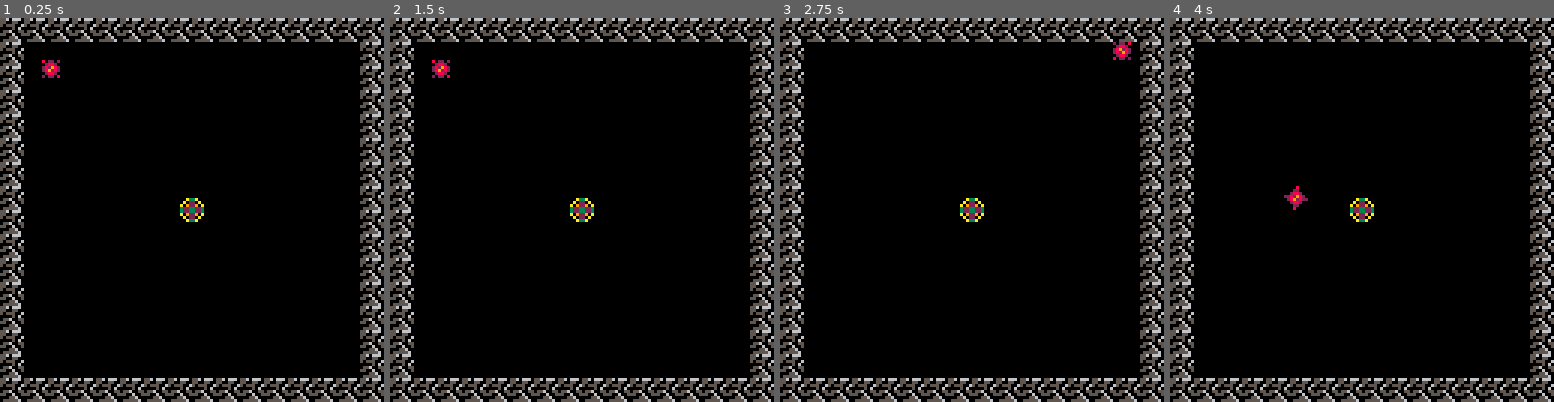
Above: before the commit, frames 1-4 (left to right).
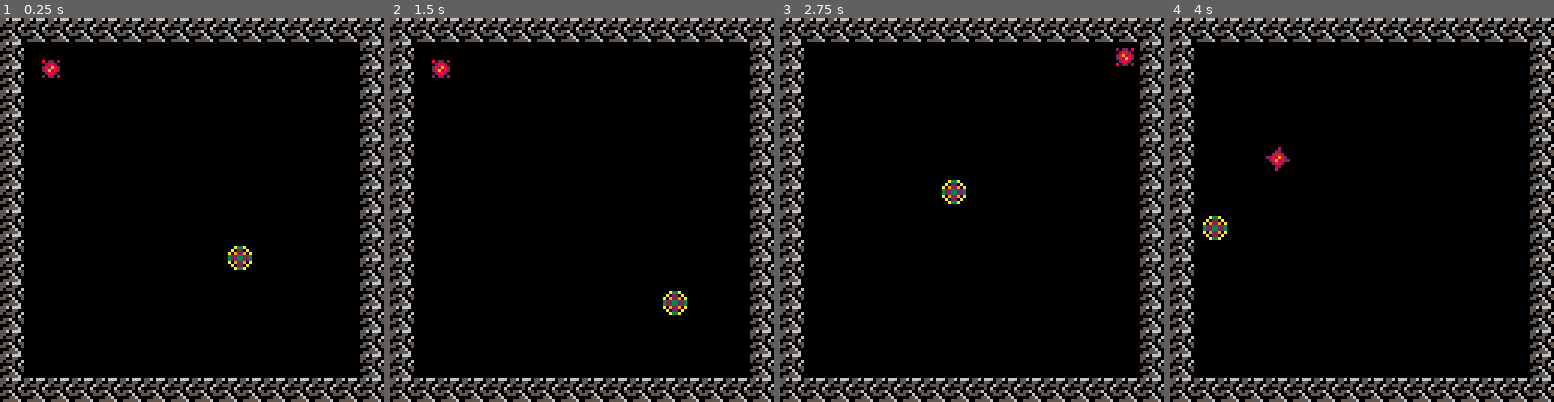
Above: after the commit, the same moments.

Repository: Nakeeb0/NAHL
Game: PICO-8 cartridge nahl.p8
Same seed, same stepped clock (60 frames per second), same inputs: the game is played once before the commit and once after it.
Inputs:
- Up to frame 1 (0.25 s): no input
- Up to frame 2 (1.5 s): tap O (Z key) at 0.7 s
- Up to frame 3 (2.75 s): hold Right 1.6-2.1 s; tap O (Z key) at 1.7, 2.1, 2.5 s; hold Up 2.15-2.42 s; hold Right from 2.47 s (still down)
- Up to frame 4 (4 s): tap O (Z key) at 2.9, 3.3, 3.7 s; release Right at 3.03 s; hold Left 3.08-3.58 s; hold Down 3.63-3.97 s

The runs differ from the first frame. In frame 1, 0.5% of the frame differs, in the area x 46-66%, y 46-66%; in frame 2, 0.5%; in frame 3, 0.7%; in frame 4, 0.9%, in the area x 8-54%, y 33-58%.

Commit message:
ripped most of the bandaids off, corner issue somewhat present, added experimental weight values

Diff:
--- a/nahl.lua
+++ b/nahl.lua
@@ -56,11 +56,12 @@
 		index = index,
 		pos = vec2d.new(x, y),
 		vel = vec2d.new(0, 0),
-		accel = 0.4,
+		accel = 0.2,
 		frame = 0,
 		t = 0,
-		friction = 0.85,
-		bounce = 0.7,
+		friction = 0.95,
+		bounce = 0.5,
+		weight = 1,
 		frames = 6,
 		velocity_cutoff = 0.25,
 		dash_speed = 2.5,
@@ -77,6 +78,9 @@
 player.h = 3
 ai = make_actor(3, 64, 64)
 ai.frames = 1
+ai.vel = vec2d.new(1, 1)
+ai.friction = 1
+ai.wieght = 3
 
 function solid_tile(tx, ty)
 	return fget(mget(tx, ty), 7)
@@ -124,24 +128,20 @@
 function check_all_actor_collision(a)
 	for b in all(actor) do
 		if a ~= b then
-			local runs = 0
-			while runs < 3 and actor_collision(a, b) do
-				runs += 1
-				--sfx(1)
+			if actor_collision(a, b) then
+				sfx(1)
 				local dir_a = (b.pos - a.pos):normalize()
 				local dir_b = (a.pos - b.pos):normalize()
+				local force_a = dir_a:proj(a.vel) * a.weight
+				local force_b = dir_b:proj(b.vel) * b.weight
 				if dir_a:dot(a.vel) > 0 then
-					local force_a = dir_a:proj(a.vel)
-					b.vel += force_a * 0.2
+					b.vel += force_a
+					a.vel -= (force_a * a.bounce)
 				end
-				b.vel += dir_a * 0.2
 				if dir_b:dot(b.vel) > 0 then
-					local force_b = dir_b:proj(b.vel)
-					a.vel += force_b * 0.2
+					a.vel += force_b
+					b.vel -= (force_b * b.bounce)
 				end
-				a.vel += dir_b * 0.2
-				move_actor(a)
-				move_actor(b)
 			end
 		end
 	end
